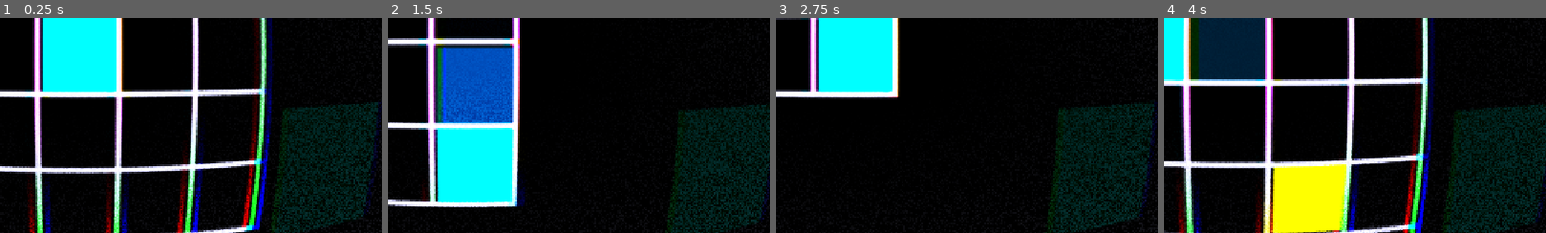
Above: before the commit, frames 1-4 (left to right).
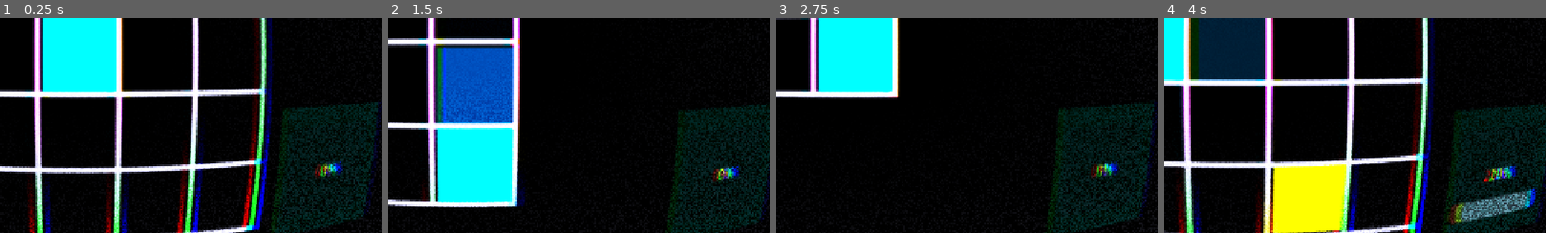
Above: after the commit, the same moments.

Repository: maseyonok421/maseyonok-sTestGameAboutPointThatCanMoveIn4DirectionsOnGrid
Game: Godot game, scene res://scenes/game.tscn
Same seed, same stepped clock (60 frames per second), same inputs: the game is played once before the commit and once after it.
Inputs:
- Up to frame 1 (0.25 s): no input
- Up to frame 2 (1.5 s): hold Right (ui_right) 0.53-1.28 s; hold Down (ui_down) from 1.28 s (still down)
- Up to frame 3 (2.75 s): release Down (ui_down) at 2.03 s; hold Right (ui_right) from 2.03 s (still down)
- Up to frame 4 (4 s): release Right (ui_right) at 2.78 s; hold Up (ui_up) 2.78-3.53 s; hold Left (ui_left) from 3.53 s (still down)
The pictures show only the part of the screen within x 40-90%, y 42-92%; the shares and areas given below are measured in that part.

The runs differ from the first frame. In frame 1, 0.4% of the frame differs, in the area x 82-90%, y 66-75%; in frame 2, 0.4%; in frame 3, 0.4%; in frame 4, 2.4%, in the area x 74-98%, y 68-96%.

Commit message:
[+] Progress Bar

Diff:
--- a/prefabs/camera.tscn
+++ b/prefabs/camera.tscn
@@ -1,6 +1,7 @@
-[gd_scene load_steps=8 format=3 uid="uid://c2kww08j1twov"]
+[gd_scene load_steps=9 format=3 uid="uid://c2kww08j1twov"]
 
 [ext_resource type="Script" uid="uid://d0ovqlpq8v1wa" path="res://scripts/camera.gd" id="1_70n02"]
+[ext_resource type="Script" uid="uid://b37odoswjqpg3" path="res://scripts/xp_pb.gd" id="2_qwx7c"]
 [ext_resource type="Shader" uid="uid://d1bql1rmvfe7x" path="res://shaders/multishader.gdshader" id="7_ffi68"]
 
 [sub_resource type="Gradient" id="Gradient_6p8hw"]
@@ -47,7 +48,7 @@
 offset_bottom = -39.0
 theme_override_font_sizes/font_size = 50
 
-[node name="xpPG" type="TextureProgressBar" parent="."]
+[node name="xpPBBG" type="TextureProgressBar" parent="."]
 anchors_preset = 7
 anchor_left = 0.5
 anchor_top = 1.0
@@ -66,6 +67,15 @@
 texture_under = SubResource("GradientTexture2D_qwx7c")
 texture_progress = SubResource("GradientTexture2D_trxf1")
 
+[node name="xpPB" type="ProgressBar" parent="xpPBBG"]
+layout_mode = 0
+offset_left = 13.75
+offset_top = 20.0
+offset_right = 120.75
+offset_bottom = 116.0
+fill_mode = 3
+script = ExtResource("2_qwx7c")
+
 [node name="multiShader" type="ColorRect" parent="."]
 material = SubResource("ShaderMaterial_xymdj")
 offset_left = -649.0
--- a/scripts/game.gd
+++ b/scripts/game.gd
@@ -14,8 +14,10 @@
 func _process(delta: float) -> void:
 	if Global.score >= Global.xpForLevels:
 		Global.curLevel += 1
+		Global.xpForPrev = Global.xpForLevels
 		Global.xpForLevels += \
 		floor(Global.xpForLevels*Global.xpKoef)
+
 		print(Global.xpForLevels)
 
 		if Global.curLevel == 1 || Global.curLevel == 4 || Global.curLevel == 6:
--- /dev/null
+++ b/scripts/xp_pb.gd
@@ -0,0 +1,9 @@
+extends ProgressBar
+
+
+func _ready() -> void:
+	print("XpPB Inicialization OK")
+
+func _process(delta: float) -> void:
+	value = ((Global.score*1.0 - Global.xpForPrev*1.0) \
+	/ (Global.xpForLevels*1.0 - Global.xpForPrev*1.0)) * 100.0
--- a/singletones/GLOBAL.gd
+++ b/singletones/GLOBAL.gd
@@ -5,6 +5,7 @@
 var fullCellSize = gridLineSize + cellSize
 
 var curLevel = 0
+var xpForPrev = 0
 var xpForLevels = 5
 var xpKoef = 1.63
 var gridSize = 2
Not shown, added: scripts/xp_pb.gd.uid
